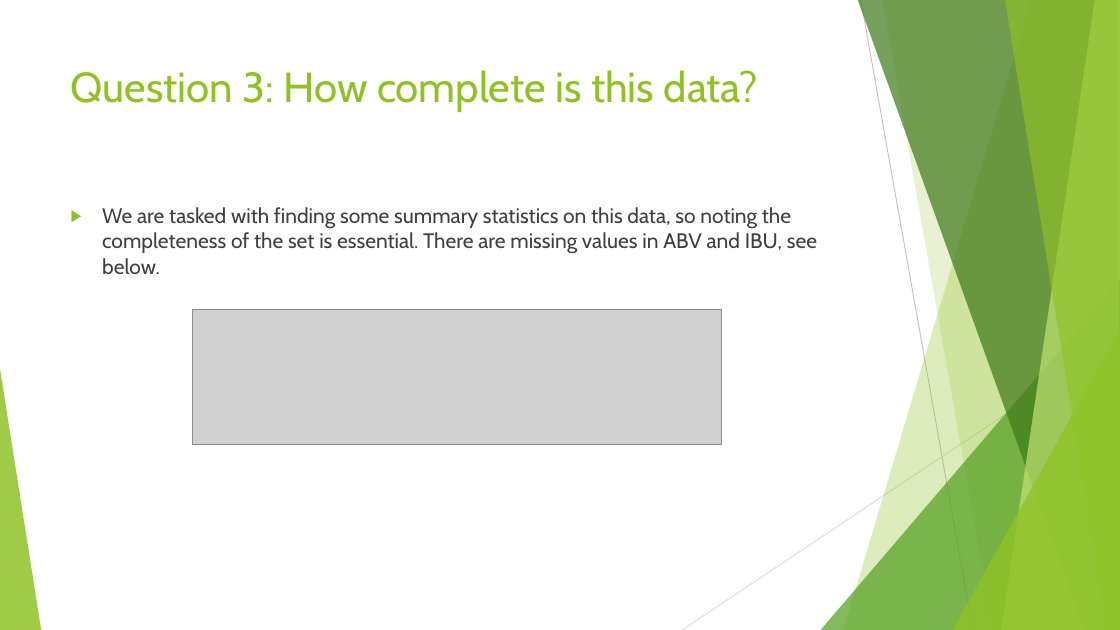
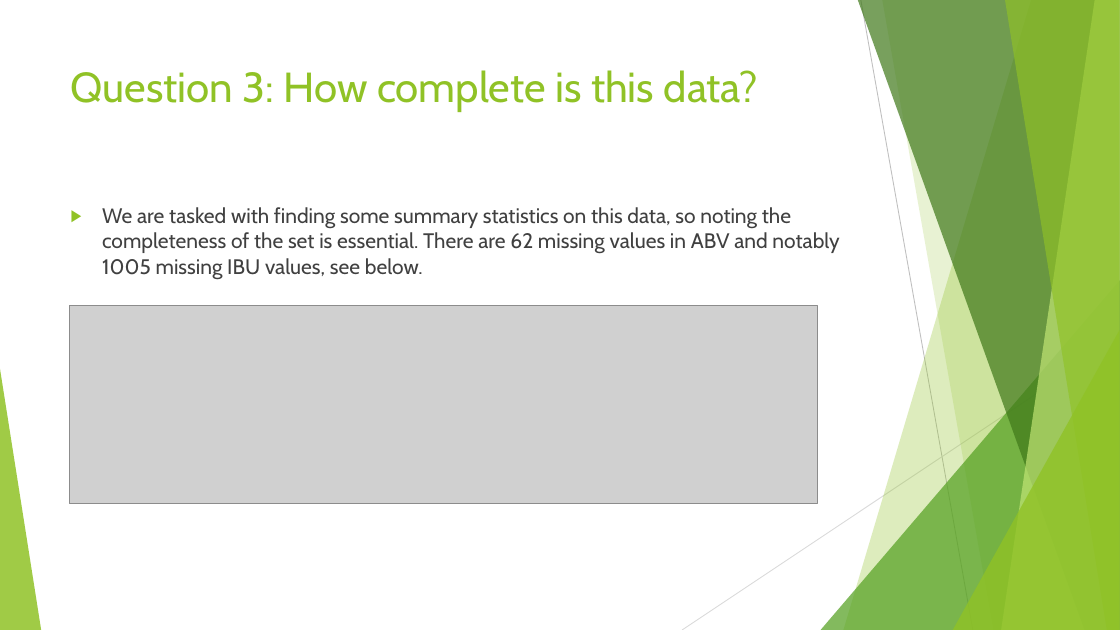
Before and after one commit to vazquezs123/DATA_SCIENCE_CS01, a slide deck: slide 12 of Breweries and Beer Study.pptx. Drawn at 1120x630 pixels with LibreOffice and Linux fonts; fonts in the diff are those of the drawing; grey boxes stand for pictures. Boxes give left, top, right and bottom in pixels: in the first picture for what was removed or moved away, otherwise in the second. Text is boxed around its words. In the diff, an @@ line names an element or a change of style, - is before the commit and + after.

```diff
--- a/Breweries and Beer Study.pptx
+++ b/Breweries and Beer Study.pptx
@@ text at [102, 207, 839, 280]: text changed @@
-▶ We are tasked with finding some summary statistics on this data, so noting the completeness of the set is essential. There are missing values in ABV and IBU, see below.
+▶ We are tasked with finding some summary statistics on this data, so noting the completeness of the set is essential. There are 62 missing values in ABV and notably 1005 missing IBU values, see below.
@@ picture added at [69, 306, 818, 503] @@
@@ picture removed at [192, 309, 722, 444] @@
```
Also in this commit, not shown: 6 other slides changed, 1 slide added, 1 slide removed, 1 other file.
